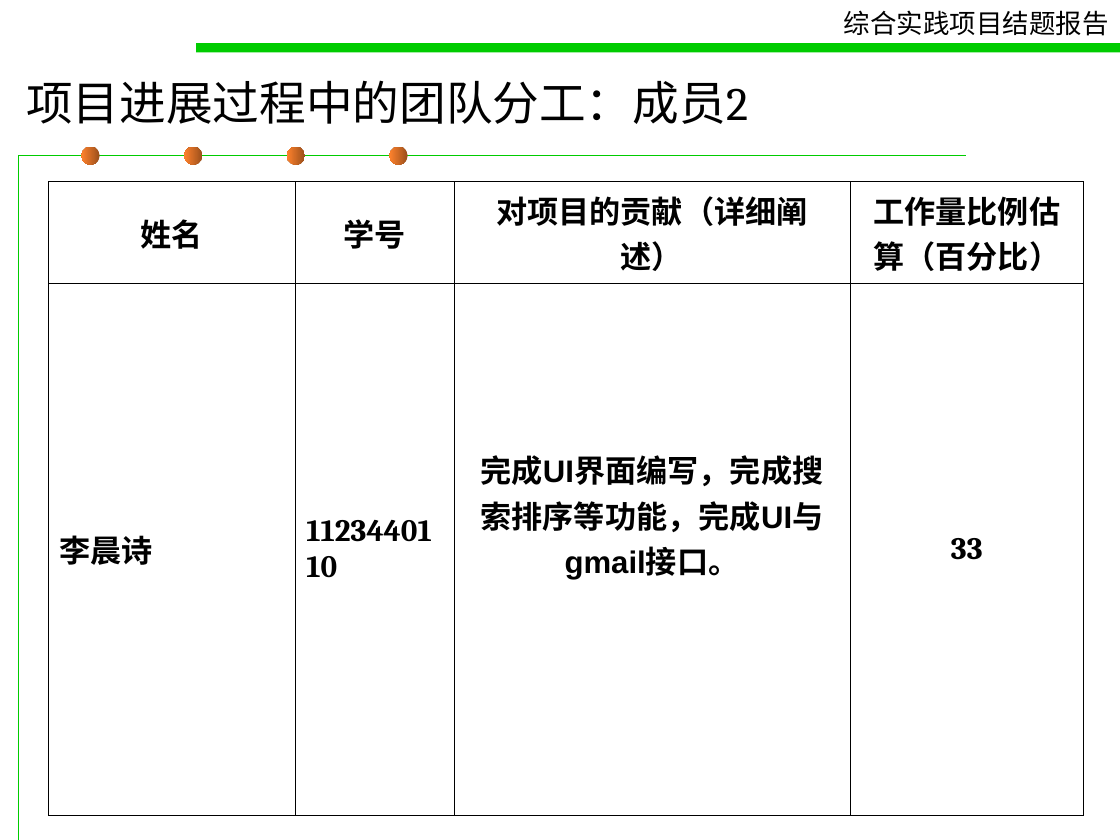
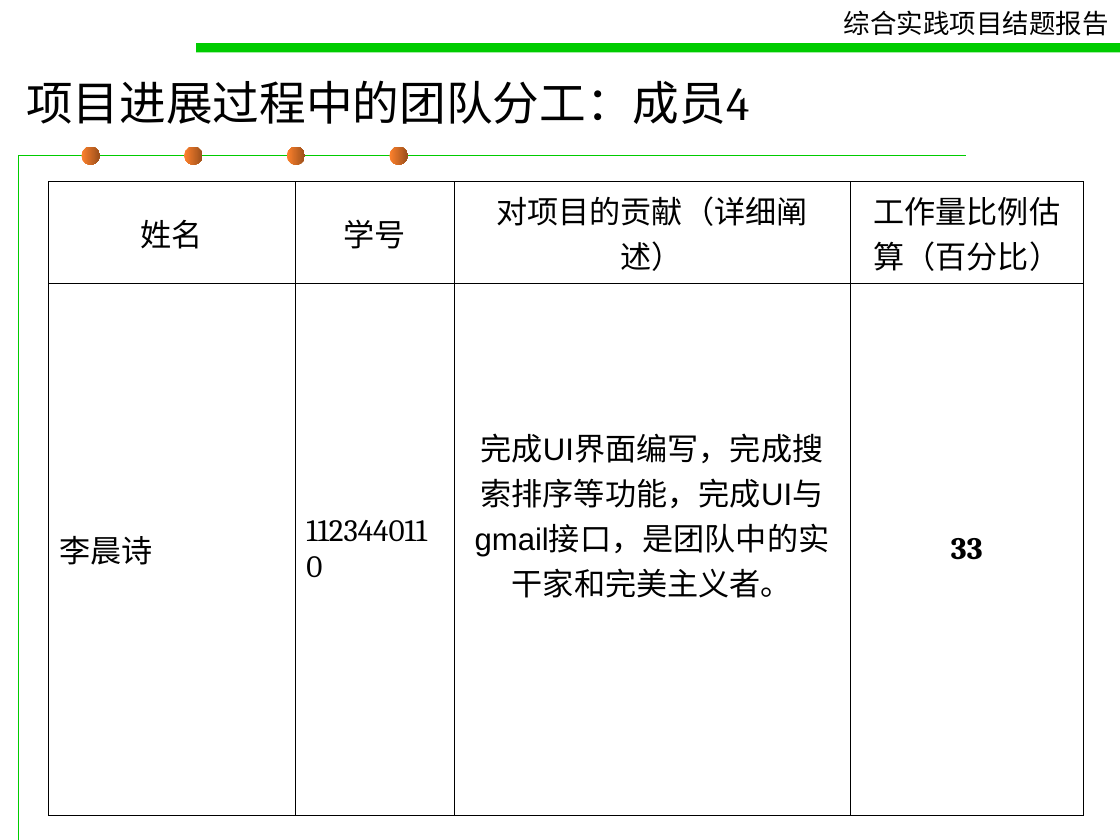
Before and after one commit to pokerG/Gmail-attachment-extension, a slide deck: slide 9 of doc/concludingreport.ppt (slide 7 before the commit). Drawn at 1120x840 pixels with LibreOffice and Linux fonts; fonts in the diff are those of the drawing. Boxes give left, top, right and bottom in pixels: in the first picture for what was removed or moved away, otherwise in the second. Text is boxed around its words. In the diff, an @@ line names an element or a change of style, - is before the commit and + after.

```diff
--- a/doc/concludingreport.ppt
+++ b/doc/concludingreport.ppt
@@ title at [26,80,749,124]: text changed @@
-项目进展过程中的团队分工：成员2
+项目进展过程中的团队分工：成员4
@@ fill gradient #9B4F1B to #FF822D to gradient #FF822D to #9B4F1B in 4 elements at [82,147,100,165], [184,147,202,165], [287,147,305,165], [390,147,408,165] @@
@@ table at [48,181,1083,799] @@
-row 2, column 3: 完成UI界面编写，完成搜索排序等功能，完成UI与 gmail接口。
+row 2, column 3: 完成UI界面编写，完成搜索排序等功能，完成UI与 gmail接口，是团队中的实干家和完美主义者。
@@ bold off in "姓名", "学号", "对项目的贡献（详细阐述）", "工作量比例估算（百分比）" and 2 more places @@
```
Also in this commit, not shown: 25 other slides changed, 3 slides added.
